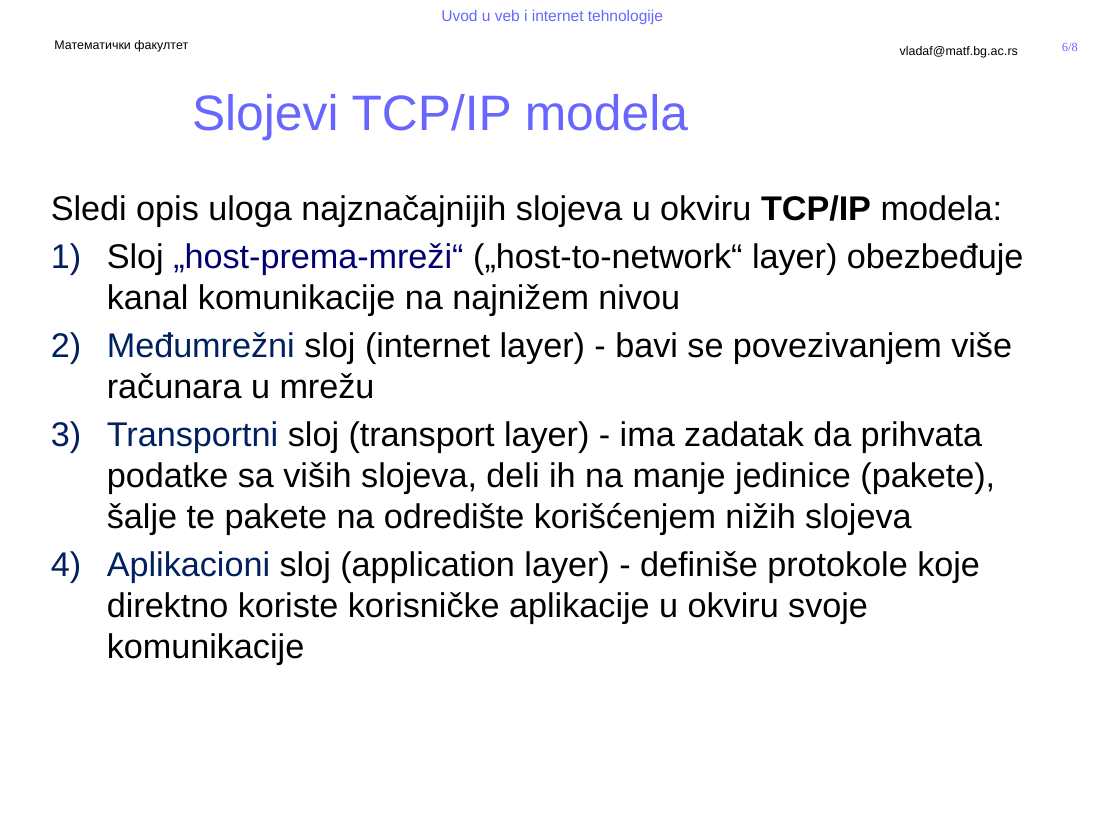
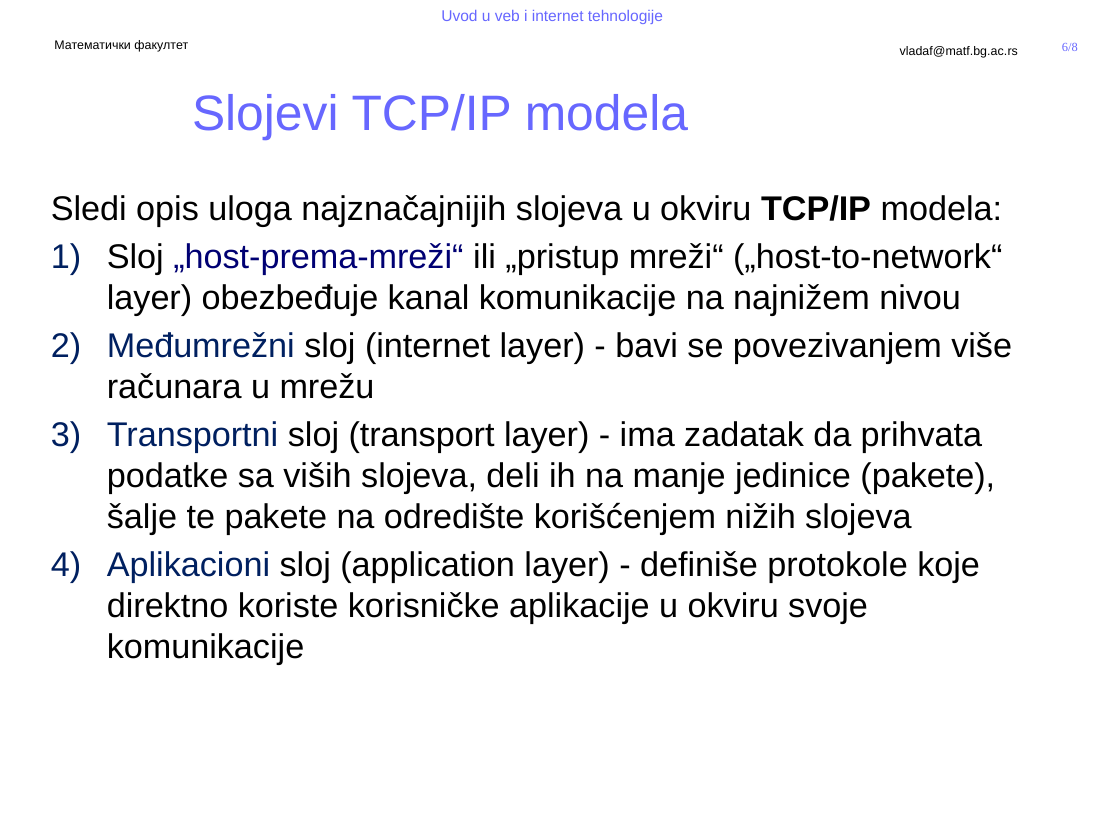
Before and after one commit to MatfUVIT/info, a slide deck: slide 6 of predavanja/prezentacije/2020-21/04 - 01 - Slojevi kod TCP-IP.pptx. Drawn at 1120x840 pixels with LibreOffice and Linux fonts; fonts in the diff are those of the drawing; background and template pictures are left out. Boxes give left, top, right and bottom in pixels: in the first picture for what was removed or moved away, otherwise in the second. Text is boxed around its words. In the diff, an @@ line names an element or a change of style, - is before the commit and + after.

```diff
--- a/predavanja/prezentacije/2020-21/04 - 01 - Slojevi kod TCP-IP.pptx
+++ b/predavanja/prezentacije/2020-21/04 - 01 - Slojevi kod TCP-IP.pptx
@@ text at (107,243,1002,316): text changed @@
-1) Sloj „host-prema-mreži“ („host-to-network“ layer) obezbeđuje kanal komunikacije na najnižem nivou
+1) Sloj „host-prema-mreži“ ili „pristup mreži“ („host-to-network“ layer) obezbeđuje kanal komunikacije na najnižem nivou
```
Also in this commit, not shown: 1 other slide changed, 12 other files.
